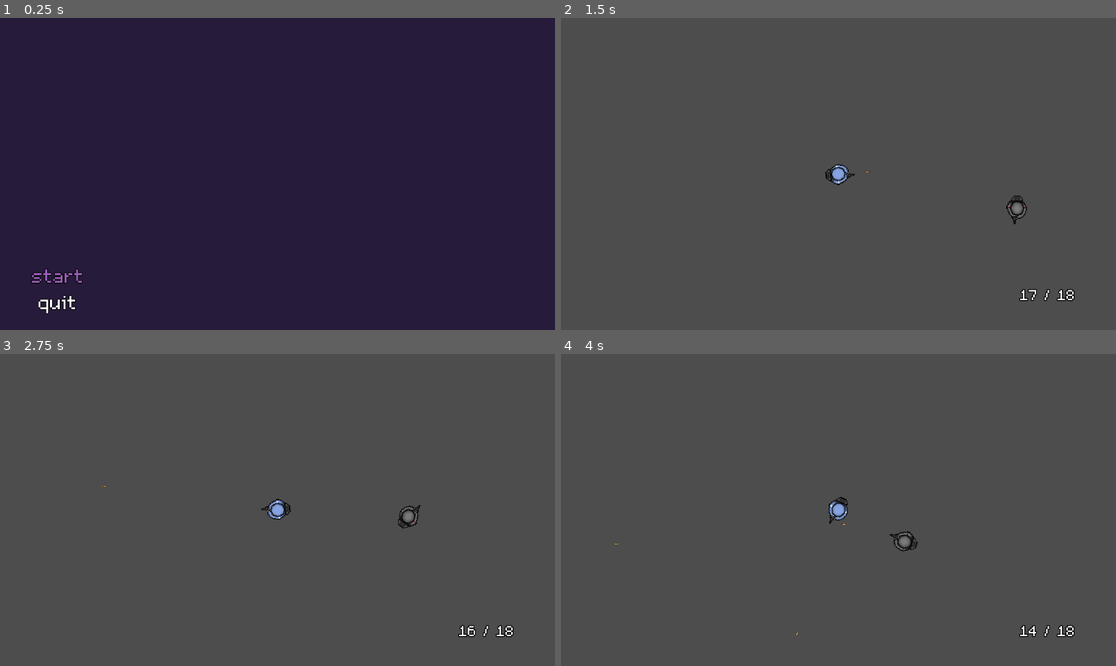
Above: before the commit, frames 1-4 (two rows, left to right).
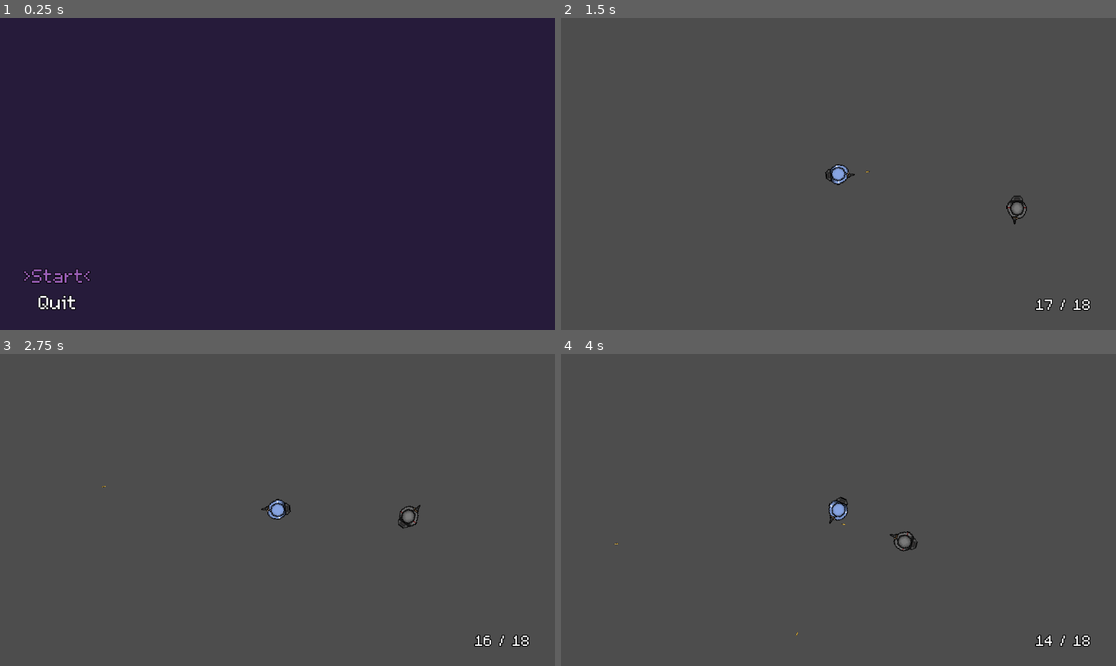
Above: after the commit, the same moments.

Repository: babeszino/Counterfeit
Game: Godot game, scene res://scenes and scripts/main_menu.tscn
Two runs of this game, one before a commit and one after it. Both use one fixed random seed, a clock stepped at 60 frames per second and the inputs below.
Inputs (mouse positions are in pixels of both pictures, inside the frame that each line leads up to):
- Up to frame 1 (0.25 s): no input
- Up to frame 2 (1.5 s): click "start" (after the commit: ">Start<") at 0.5 s; move the mouse to (960, 158) at 1.27 s; hold D (right) from 1.28 s (still down); click (960, 158) at 1.35 s
- Up to frame 3 (2.75 s): move the mouse to (166, 525) at 2.02 s; release D (right) at 2.03 s; hold S (down) from 2.03 s (still down); click (166, 525) at 2.1 s
- Up to frame 4 (4 s): move the mouse to (894, 441) at 2.77 s; release S (down) at 2.78 s; hold D (right) 2.78-3.53 s; click (894, 441) at 2.85 s; move the mouse to (810, 572) at 3.52 s; hold W (up) from 3.53 s (still down); click (810, 572) at 3.6 s

The runs differ from the first frame. In frame 1, 0.1% of the frame differs, in the area x 4-17%, y 80-95%; in frame 2, 0.3%; in frame 3, 0.4%, in the area x 82-96%, y 86-94%; in frame 4, 0.4%.

Commit message:
1.15
-small changes to the menu - now the selected button is easier to see
-repositioned the ammo label
-small changes in the to-do list

Diff:
--- a/scenes and scripts/main_menu.gd
+++ b/scenes and scripts/main_menu.gd
@@ -1,11 +1,25 @@
 extends Control
 
 @onready var start_button = $VBoxContainer/StartButton
+@onready var quit_button = $VBoxContainer/QuitButton
+
 var main_scene : String = "res://scenes and scripts/main.tscn"
 
 
 func _ready() -> void:
 	start_button.grab_focus()
+
+
+func _process(_delta: float) -> void:
+	if start_button.has_focus():
+		start_button.text = ">Start<"
+	else:
+		start_button.text = "Start"
+
+	if quit_button.has_focus():
+		quit_button.text = ">Quit<"
+	else:
+		quit_button.text = "Quit"
 
 
 func _on_start_button_pressed() -> void:
--- a/scenes and scripts/player.tscn
+++ b/scenes and scripts/player.tscn
@@ -30,10 +30,10 @@
 [node name="CanvasLayer" type="CanvasLayer" parent="."]
 
 [node name="AmmoDisplay" type="Label" parent="CanvasLayer"]
-offset_left = 915.0
-offset_top = 541.0
-offset_right = 1105.0
-offset_bottom = 605.0
+offset_left = 948.0
+offset_top = 561.0
+offset_right = 1138.0
+offset_bottom = 625.0
 theme_override_constants/outline_size = 7
 theme_override_font_sizes/font_size = 48
 horizontal_alignment = 1
Not shown, changed: to_do_list_in_order.txt
